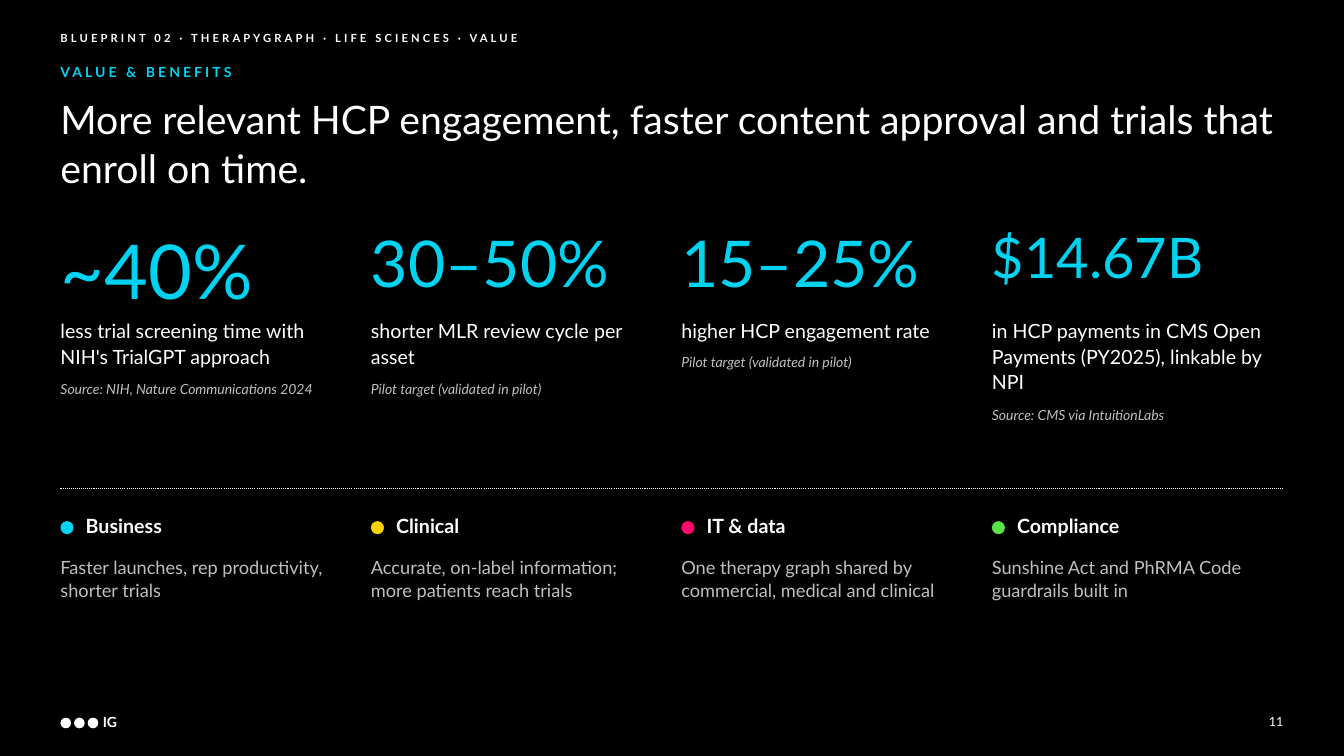
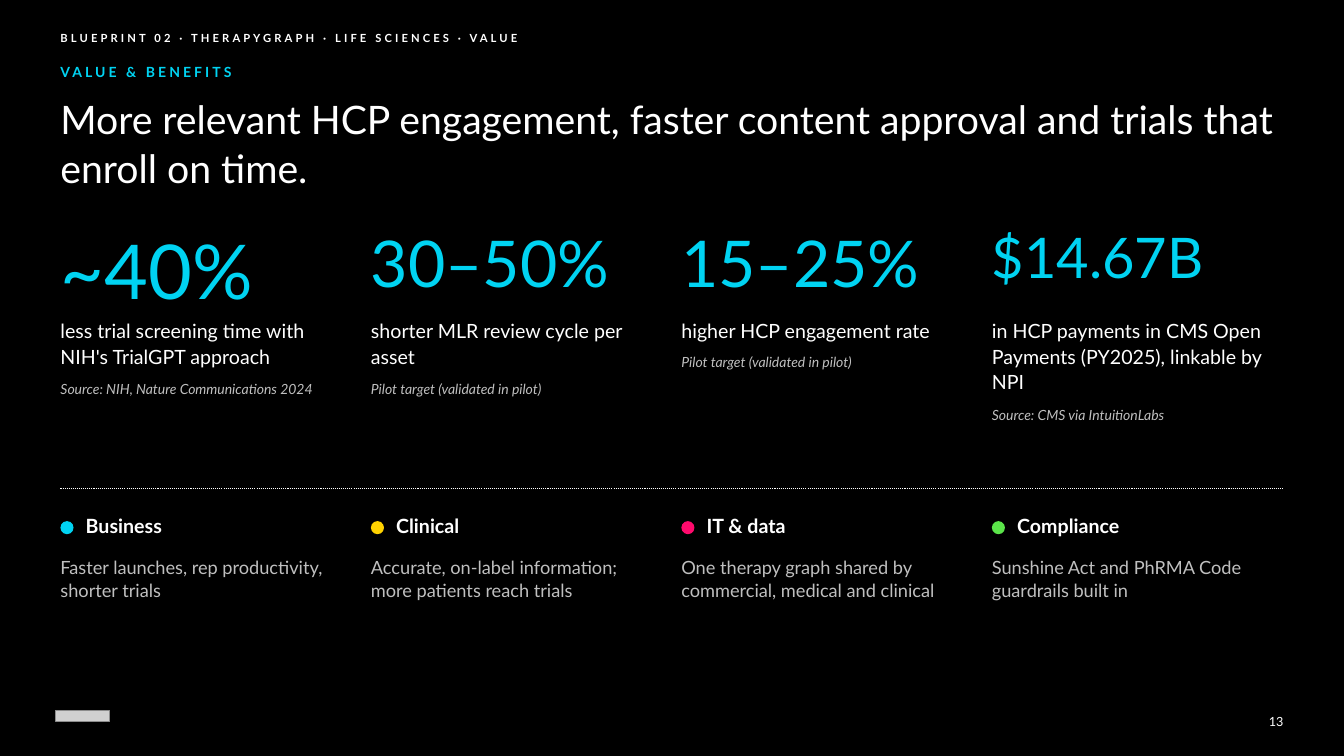
Before and after one commit to chintasurya/HealthcareCasestudies, a slide deck: slide 13 of deck/IG_Healthcare_AI_Solution_Blueprints.pptx (slide 11 before the commit). Drawn at 1344x756 pixels with LibreOffice and Linux fonts; fonts in the diff are those of the drawing; grey boxes stand for pictures. Boxes give left, top, right and bottom in pixels: in the first picture for what was removed or moved away, otherwise in the second. Text is boxed around its words. In the diff, an @@ line names an element or a change of style, - is before the commit and + after.

```diff
--- a/deck/IG_Healthcare_AI_Solution_Blueprints.pptx
+++ b/deck/IG_Healthcare_AI_Solution_Blueprints.pptx
@@ picture added at [55,711,110,722] @@
@@ ellipse removed at [60,718,71,728] @@
@@ ellipse removed at [74,718,84,728] @@
@@ ellipse removed at [88,718,98,728] @@
@@ text removed at [103,716,117,727] @@
-IG
@@ text at [1269,717,1284,726]: text changed @@
-11
+13
```
Also in this commit, not shown: 21 other slides changed, 9 slides added, 4 other files.
